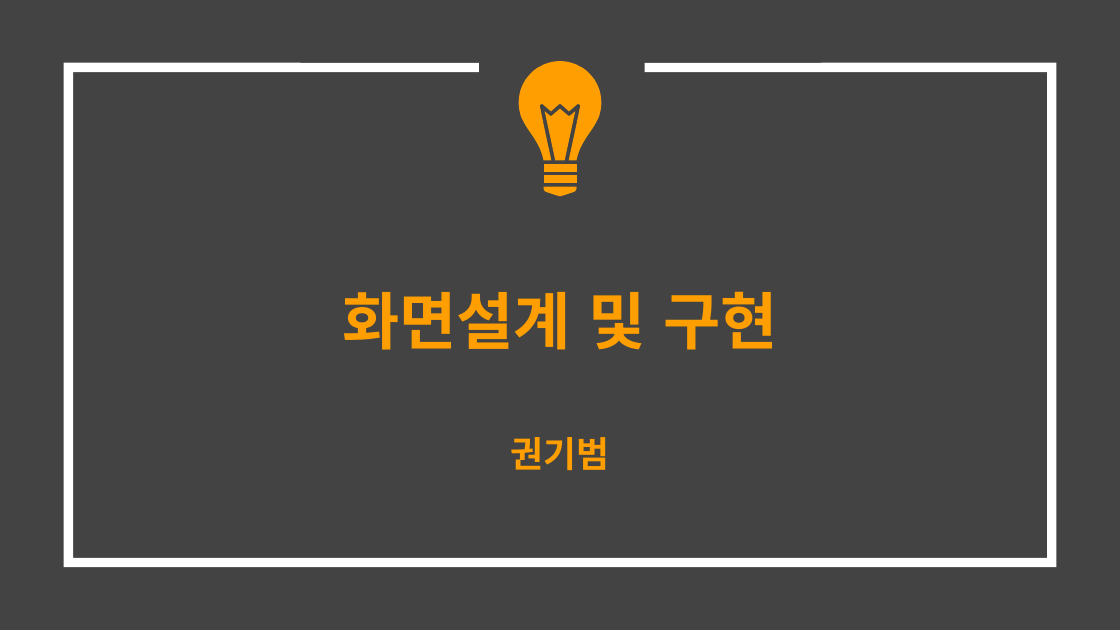
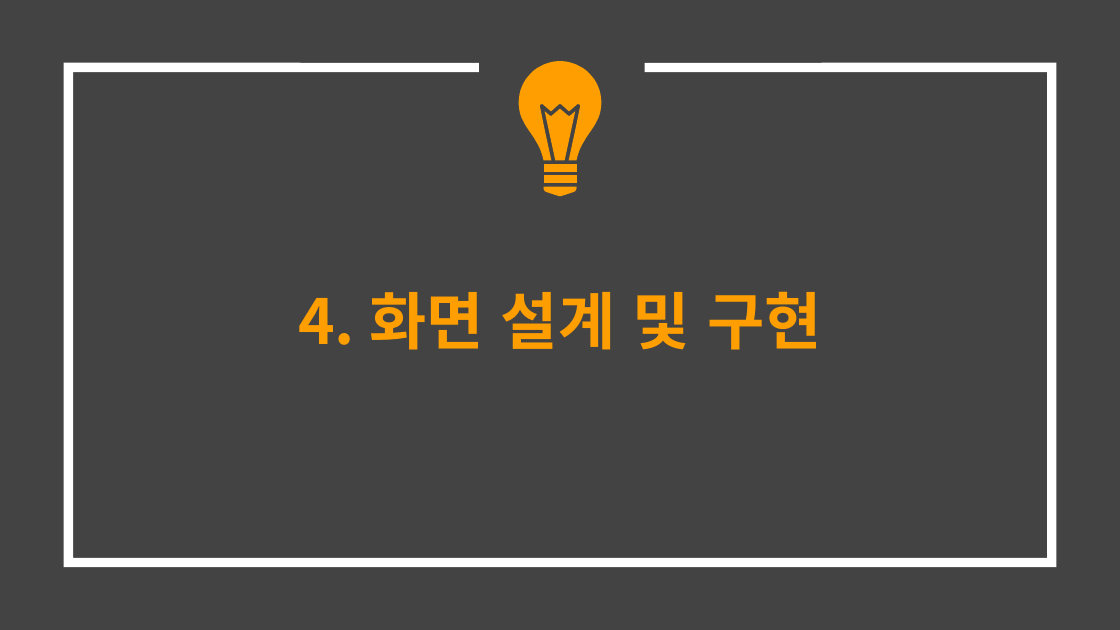
Before and after one commit to hhsw07/ezen-academy-projects, a slide deck: slide 19 of 0 발표용 파워포인트/0515 2차발표/0515 project06 - 파워포인트 종합.pptx (slide 15 before the commit). Drawn at 1120x630 pixels with LibreOffice and Linux fonts; fonts in the diff are those of the drawing. Boxes give left, top, right and bottom in pixels: in the first picture for what was removed or moved away, otherwise in the second. Text is boxed around its words. In the diff, an @@ line names an element or a change of style, - is before the commit and + after.

```diff
--- a/0 발표용 파워포인트/0515 2차발표/0515 project06 - 파워포인트 종합.pptx
+++ b/0 발표용 파워포인트/0515 2차발표/0515 project06 - 파워포인트 종합.pptx
@@ title at bbox=[298, 291, 821, 350]: text changed @@
-화면설계 및 구현
-권기범
+4. 화면 설계 및 구현
```
Also in this commit, not shown: 7 other slides changed, 15 slides added, 13 slides removed.
